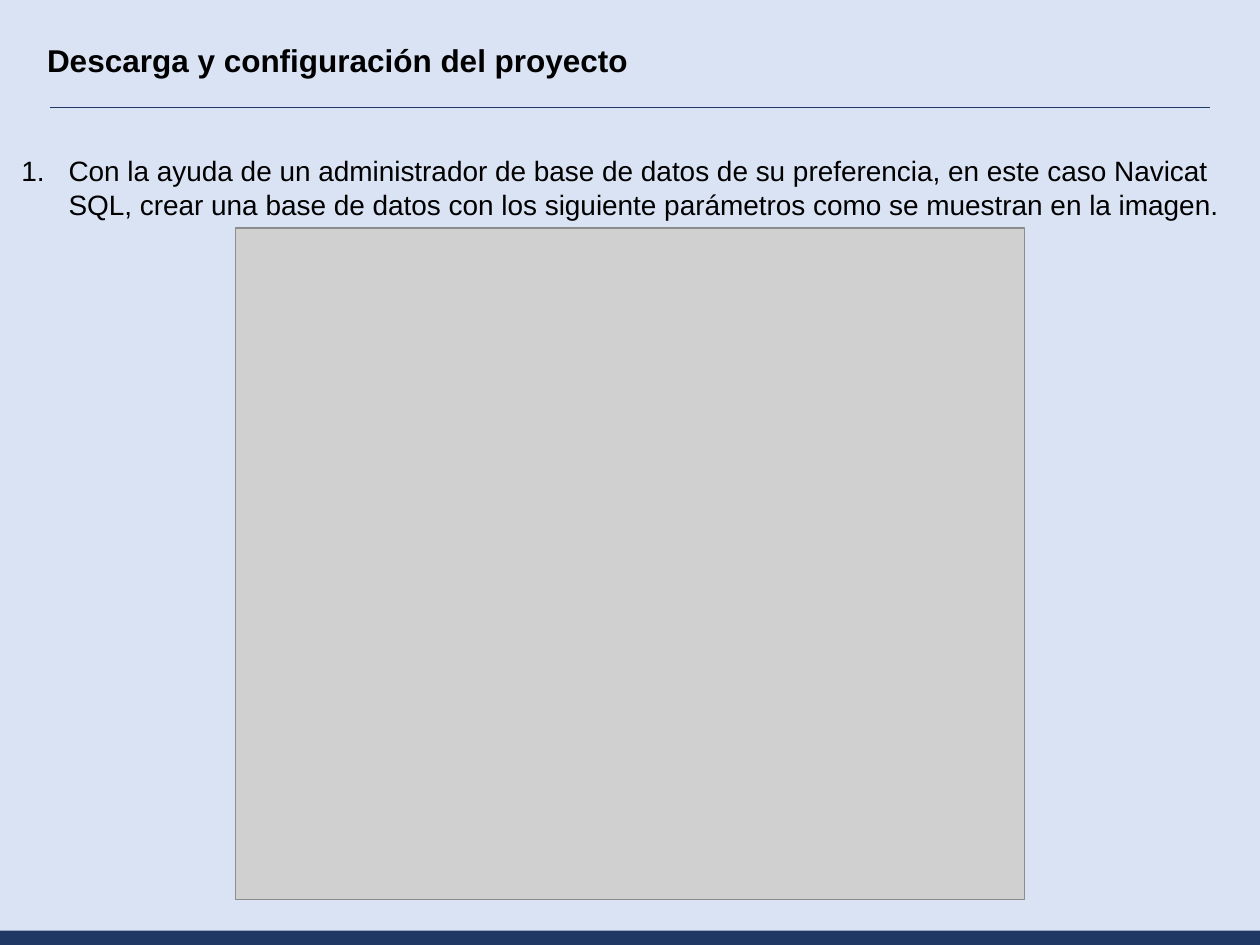
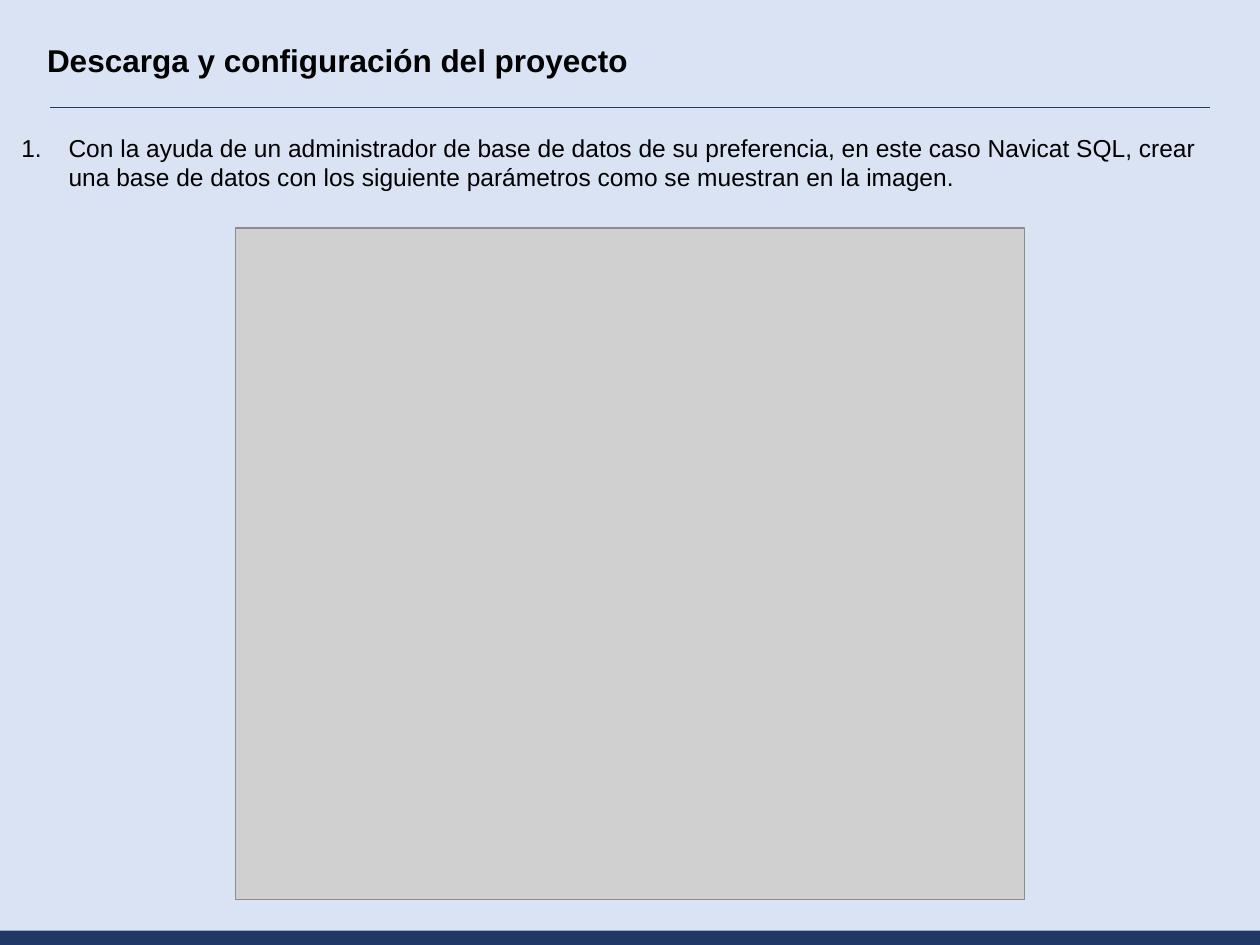
Before and after one commit to jcgalvezocampo1985/ith, a slide deck: slide 8 of web/Configuracion.pptx. Drawn at 1260x945 pixels with LibreOffice and Linux fonts; fonts in the diff are those of the drawing; grey boxes stand for pictures. Boxes give left, top, right and bottom in pixels: in the first picture for what was removed or moved away, otherwise in the second. Text is boxed around its words. In the diff, an @@ line names an element or a change of style, - is before the commit and + after.

```diff
--- a/web/Configuracion.pptx
+++ b/web/Configuracion.pptx
@@ text "Con la ayuda de un ...": place and size @@
-text "Con la ayuda de un ..." at bbox=[69, 160, 1218, 220]
+text "Con la ayuda de un ..." at bbox=[69, 139, 1195, 191]
@@ text "Con la ayuda de un ..." at bbox=[69, 139, 1195, 191]: size 16 to 14 pt @@
```
Also in this commit, not shown: 11 other slides changed, 2 other files.
